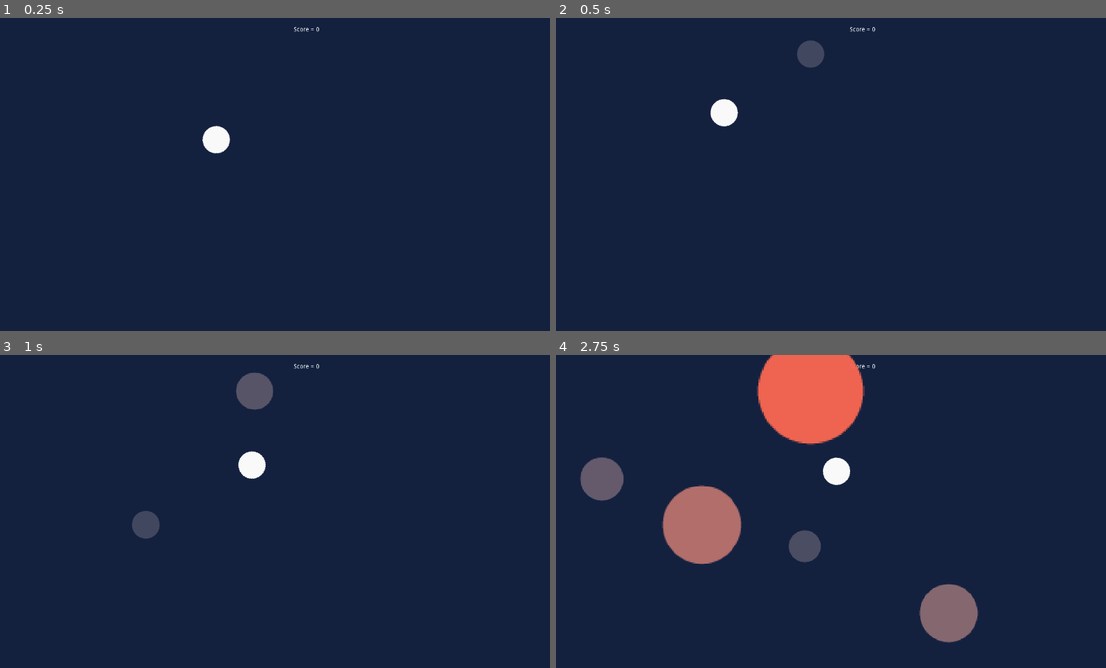
Above: before the commit, frames 1-4 (two rows, left to right).
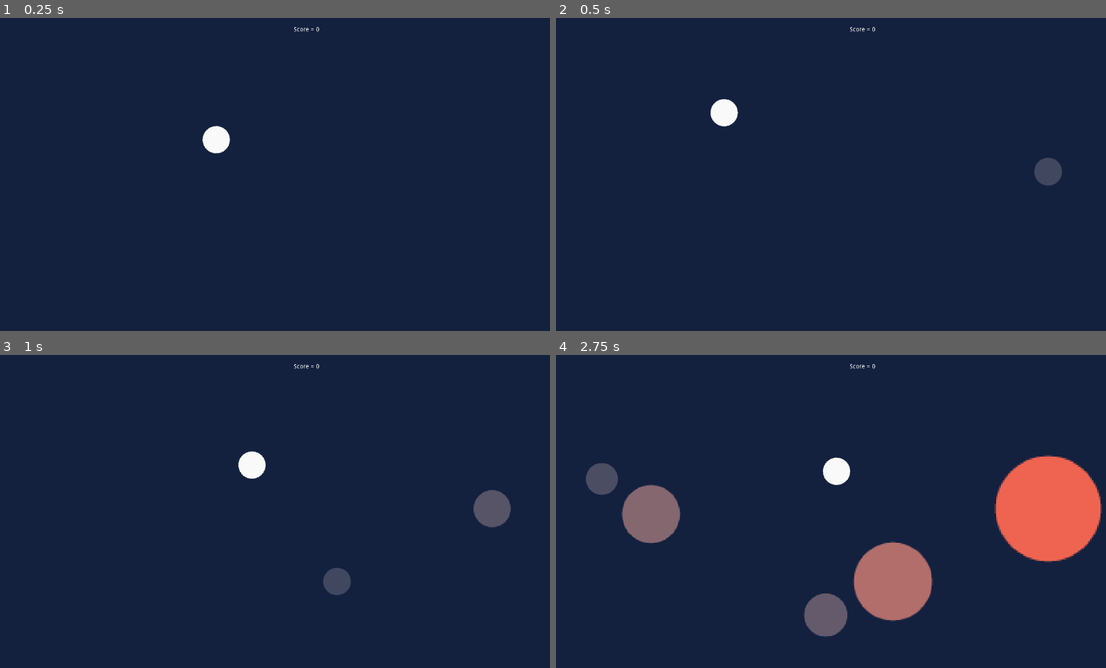
Above: after the commit, the same moments.

Repository: buildingonfire/bloodstream
Game: Godot game, scene res://scenes/World.tscn
Two runs of this game, one before a commit and one after it. Both use one fixed random seed, a clock stepped at 60 frames per second and the inputs below.
Inputs (mouse positions are in pixels of both pictures, inside the frame that each line leads up to):
- Up to frame 1 (0.25 s): no input
- Up to frame 2 (0.5 s): no input
- Up to frame 3 (1 s): move the mouse to (401, 495) at 0.52 s
- Up to frame 4 (2.75 s): move the mouse to (721, 527) at 1.27 s; move the mouse to (891, 442) at 2.02 s

Frame 1 is identical in both runs. In frame 2, 0.7% of the frame differs, in the area x 43-93%, y 7-54%; in frame 3, 2.0%; in frame 4, 21%, in the area x 4-100%, y 0-92%.

Commit message:
add spawn timer / level timer dynamic
each time level timer ends, spawn timer speed up, so longer survival means more enemies

Diff:
--- a/scenes/EnemySpawner.tscn
+++ b/scenes/EnemySpawner.tscn
@@ -1,6 +1,7 @@
-[gd_scene load_steps=2 format=2]
+[gd_scene load_steps=3 format=2]
 
 [ext_resource path="res://scenes/EnemySpawner.gd" type="Script" id=1]
+[ext_resource path="res://scenes/SpawnTimer.gd" type="Script" id=2]
 
 [node name="EnemySpawner" type="Node2D"]
 script = ExtResource( 1 )
@@ -8,13 +9,16 @@
 [node name="SpawnPoints" type="Node2D" parent="."]
 
 [node name="Position2D" type="Position2D" parent="SpawnPoints"]
-position = Vector2( 1057.36, 129.083 )
+position = Vector2( 1125.32, 212.144 )
+
+[node name="Position2D25" type="Position2D" parent="SpawnPoints"]
+position = Vector2( 1051.7, 109.262 )
 
 [node name="Position2D2" type="Position2D" parent="SpawnPoints"]
 position = Vector2( 1132.56, 353.575 )
 
 [node name="Position2D3" type="Position2D" parent="SpawnPoints"]
-position = Vector2( 1141.54, 556.741 )
+position = Vector2( 1100.95, 506.716 )
 
 [node name="Position2D4" type="Position2D" parent="SpawnPoints"]
 position = Vector2( 205.411, 154.9 )
@@ -29,37 +33,64 @@
 position = Vector2( 358.066, 168.369 )
 
 [node name="Position2D8" type="Position2D" parent="SpawnPoints"]
-position = Vector2( 335.612, 390.616 )
+position = Vector2( 218.572, 366.075 )
 
 [node name="Position2D9" type="Position2D" parent="SpawnPoints"]
-position = Vector2( 344.592, 593.782 )
+position = Vector2( 272.858, 606.996 )
 
 [node name="Position2D10" type="Position2D" parent="SpawnPoints"]
-position = Vector2( 585.926, 83.0621 )
+position = Vector2( 512.304, 101.94 )
 
 [node name="Position2D11" type="Position2D" parent="SpawnPoints"]
-position = Vector2( 572.452, 440.005 )
+position = Vector2( 527.146, 476.816 )
 
 [node name="Position2D16" type="Position2D" parent="SpawnPoints"]
-position = Vector2( 526.431, 261.533 )
+position = Vector2( 463.191, 298.344 )
 
 [node name="Position2D17" type="Position2D" parent="SpawnPoints"]
-position = Vector2( 713.882, 286.227 )
+position = Vector2( 972.503, 268.293 )
 
 [node name="Position2D12" type="Position2D" parent="SpawnPoints"]
 position = Vector2( 620.718, 598.272 )
+
+[node name="Position2D18" type="Position2D" parent="SpawnPoints"]
+position = Vector2( 357.321, 387.784 )
+
+[node name="Position2D19" type="Position2D" parent="SpawnPoints"]
+position = Vector2( 463.52, 644.751 )
+
+[node name="Position2D20" type="Position2D" parent="SpawnPoints"]
+position = Vector2( 704.854, 134.031 )
+
+[node name="Position2D21" type="Position2D" parent="SpawnPoints"]
+position = Vector2( 775.385, 521.178 )
+
+[node name="Position2D22" type="Position2D" parent="SpawnPoints"]
+position = Vector2( 645.359, 312.502 )
+
+[node name="Position2D23" type="Position2D" parent="SpawnPoints"]
+position = Vector2( 832.81, 337.196 )
+
+[node name="Position2D24" type="Position2D" parent="SpawnPoints"]
+position = Vector2( 739.646, 649.241 )
 
 [node name="Position2D13" type="Position2D" parent="SpawnPoints"]
 position = Vector2( 832.868, 144.797 )
 
 [node name="Position2D14" type="Position2D" parent="SpawnPoints"]
-position = Vector2( 840.72, 385.004 )
+position = Vector2( 930.388, 468.065 )
 
 [node name="Position2D15" type="Position2D" parent="SpawnPoints"]
-position = Vector2( 903.578, 593.782 )
+position = Vector2( 955.491, 619.267 )
 
-[node name="Timer" type="Timer" parent="."]
+[node name="SpawnTimer" type="Timer" parent="."]
 wait_time = 0.5
 autostart = true
+script = ExtResource( 2 )
 
-[connection signal="timeout" from="Timer" to="." method="_on_Timer_timeout"]
+[node name="LevelTimer" type="Timer" parent="."]
+wait_time = 5.0
+autostart = true
+
+[connection signal="timeout" from="SpawnTimer" to="." method="_on_Timer_timeout"]
+[connection signal="timeout" from="LevelTimer" to="SpawnTimer" method="_on_LevelTimer_timeout"]
--- /dev/null
+++ b/scenes/SpawnTimer.gd
@@ -0,0 +1,5 @@
+extends Timer
+
+func _on_LevelTimer_timeout():
+	wait_time -= .02
+	print(wait_time)
